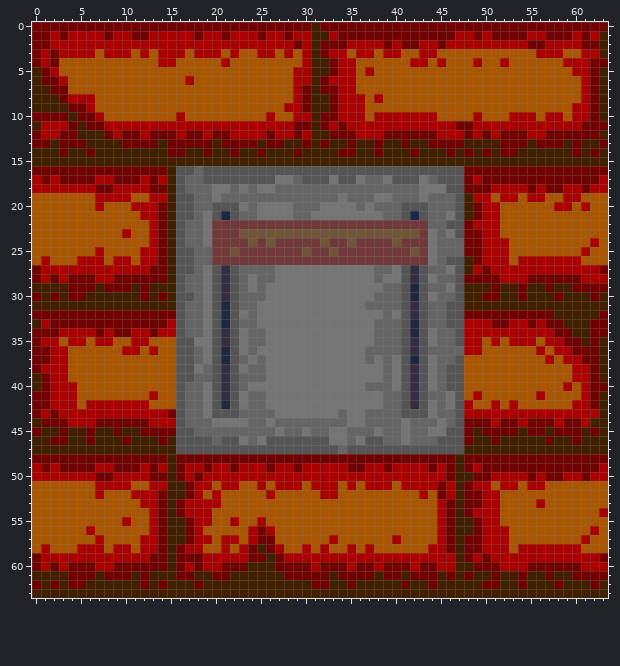
Pixel-art sprite -- assets/textures/tiles/switch_brick.png. The first picture shows the starting point.
The file is 64x64 pixels.
And afterwards:
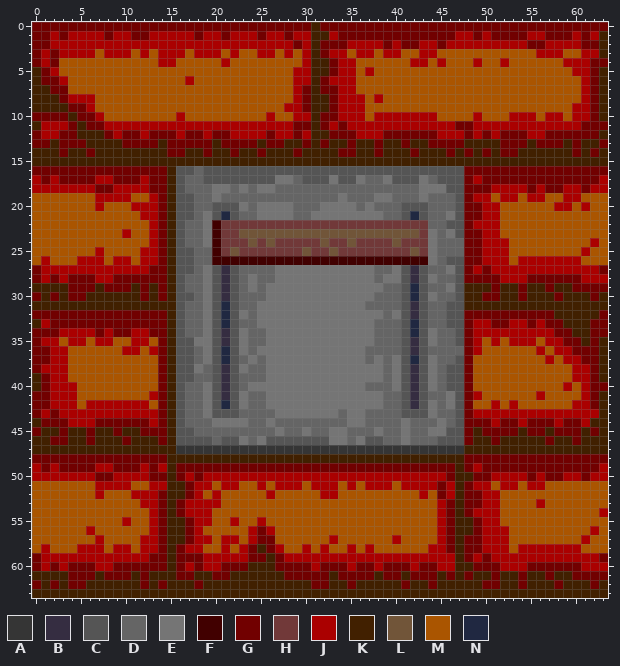
Palette (. is transparent): A #353535  B #352d41  C #555555  D #656565  E #757575  F #410000  G #710000  H #713939  J #aa0000  K #412000  L #715539  M #aa5500  N #202841
Commit message: Fixes for switch texture + e1m2 enhancements
What changed:
@@ x 12..50 @@
 16 GGGKCCDCCCCCCCCCCCCCCCCCCCCCCCCCCCCCGGG
-17 JGJKCDDCCCCCCCCEEDCCCECCEDDECCCEDCCCGJG
+17 JGGKCDDCCCCCCCCEEDCCCECCEDDECCCEDCCCGJG
 18 JGGKCDDDEEDEDEEDDDDDDDDDDDDDDDDEEECCGGG
-19 MJJKCCDDEDDDDDDDDDDDDDEDDDEEDDDEDDDCKJJ
-20 JJGKCCDDCCCEDEEEEDDDEEEEDEDDDCCCDDDCKGJ
-21 JJGKCCDECNCDDEEEEDDEEEEEEEEDDCNCDDECKGJ
-22 MJGKCDDEHHHHHHHHHHHHHHHHHHHHHHHHDDCCGJJ
-23 MJGKCDDEHHHLLLLLLLLLLLLLLLLLLLLHEDECGGJ
-24 MJGKCDDEHHHHLHLHHHHHLHHLHHHHLHHHEDDDGGJ
-25 JJGKCCDDHHLHHHHHHHLHHLHHHHHHHHLHEDDDGGJ
-26 JJGKCCDDHHHHHHHHHHHHHHHHHHHHHHHHEDCCKGJ
-27 JGGKCCDECBCDDDDEEEEEEEEEEEDDECBCDDECKJG
+19 MJGKCCDDEDDDDDDDDDDDDDEDDDEEDDDEDDDCGJJ
+20 JJGKCCDDCCCEDEEEEDDDEEEEDEDDDCCCDDDCGGJ
+21 JJGKCCDECNCDDEEEEDDEEEEEEEEDDCNCDDECGGJ
+22 MJGKCDDEFHHHHHHHHHHHHHHHHHHHHHHHDDCCGJJ
+23 MJGKCDDEFHHLLLLLLLLLLLLLLLLLLLLHEDECGGJ
+24 MJGKCDDEFHHHLHLHHHHHLHHLHHHHLHHHEDDDGGJ
+25 JJGKCCDDFHLHHHHHHHLHHLHHHHHHHHLHEDDDGGJ
+26 JJGKCCDDFFFFFFFFFFFFFFFFFFFFFFFFEDCCGGJ
+27 JGGKCCDECBCDDDDEEEEEEEEEEEDDECBCDDECGJG
 28 GGGKCDDECBCDEDDEEEEEEEEEEEDEECBCEDDCGGG
-29 GKKKCDDECBCDEDEEEEEEEEEEEEEDDCNCDDECKKK
+29 GKGKCDDECBCDEDEEEEEEEEEEEEEDDCNCDDECKKK
 30 GKGKCCDECBCDDDEEEEEEEEEEEEDDDCNCEDDCKKG
 31 KKKKCDDECNCDDEEEEEEEEEEEEDDDDCBCDDCCKKK
-32 GGGGCDDECNCEDEEEEEEEEEEEEEEDECBCDDCCGGG
-33 GGGJCDDECNCDDEEEEEEEEEEEEEDDDCNCDDCCJJJ
-34 JGJJCDDECBCEDDEEEEEEEEEEEEDDDCNCEDDCJJJ
-35 JMMMCCEECBCEDDEEEEEEEEEEEEDDDCBCEDDCJJM
-36 MJMMCCDECNCEDEEEEEEEEEEEEDDDDCBCDDDDJJM
-37 MMMMCCDECNCDEDEEEEEEEEEEEDEDECNCEDDCMMM
-38 MMMMCCEDCBCEDDEEEEEEEEEEEEEDECBCEDCCMMM
-39 MMMMCCDDCBCDDDEEEEEEEEEEEEEDECBCEDCCMMM
-40 MMMMCDDECBCDEEEEEEEEEEEEEDDDECBCEDCCMMM
-41 MJMMCDDECBCEDDEEEEEEEEEEEEEDDCBCDDECMJM
-42 JMMMCDDECNCEDDEEEEEEEEEEEEEDDCBCEDECJMM
-43 JJJGCDDECCCDDDDEEEEEEEDEEDDDDCCCEDDCJJJ
-44 GJJJCDDDEEEEDDEDDDDDDDDEEDDDDEDDDEDCGGG
-45 GGGGCCDDDDDDDDDEDDEDDEEDDDEDDEDDEECCGKG
+32 GGGKCDDECNCEDEEEEEEEEEEEEEEDECBCDDCCGGG
+33 GGGKCDDECNCDDEEEEEEEEEEEEEDDDCNCDDCCGJJ
+34 JGGKCDDECBCEDDEEEEEEEEEEEEDDDCNCEDDCGJJ
+35 JMGKCCEECBCEDDEEEEEEEEEEEEDDDCBCEDDCGJM
+36 MJGKCCDECNCEDEEEEEEEEEEEEDDDDCBCDDDDGJM
+37 MMGKCCDECNCDEDEEEEEEEEEEEDEDECNCEDDCGMM
+38 MMGKCCEDCBCEDDEEEEEEEEEEEEEDECBCEDCCGMM
+39 MMGKCCDDCBCDDDEEEEEEEEEEEEEDECBCEDCCGMM
+40 MMGKCDDECBCDEEEEEEEEEEEEEDDDECBCEDCCGMM
+41 MJGKCDDECBCEDDEEEEEEEEEEEEEDDCBCDDECGJM
+42 JMGKCDDECNCEDDEEEEEEEEEEEEEDDCBCEDECGMM
+43 JJGKCDDECCCDDDDEEEEEEEDEEDDDDCCCEDDCGJJ
+44 GJGKCDDDEEEEDDEDDDDDDDDEEDDDDEDDDEDCGGG
+45 GGGKCCDDDDDDDDDEDDEDDEEDDDEDDEDDEECCGKG
 46 KKGKCCCCDCCEDECCCCCCCEEDECCDDEDDDCCCGKK
-47 KKKKCCCCCCCCCCCCCCCCCCDCCCCCCCCCCCCCKKK
-48 GGGKGGGGGGGGGGGGGGGGGGGGGGGGGGGGGGGKGGG
-49 JGJKGJJGJJGJJJGJJGJJJJJGGJJGJJJJGJGKGJG
+47 KKKKAAAAAAAAAAAAAAAAAAAAAAAAAAAAAAAAKKK
+48 GGGKKKKKKKKKKKKKKKKKKKKKKKKKKKKKKKKKGGG
+49 JGJKGGGGGGGGGGGGGGGGGGGGGGGGGGGGGGGKGJG
 50 JGGKGJGJJJJJJJJJJJJJJJJJJJJJJJJJJJGKKGG
Changed places in both pictures, as pixel boxes (x1, y1, x2, y2):
changed: (158, 175, 167, 202)
changed: (464, 193, 473, 274)
changed: (212, 220, 428, 265)
changed: (158, 283, 473, 472)
